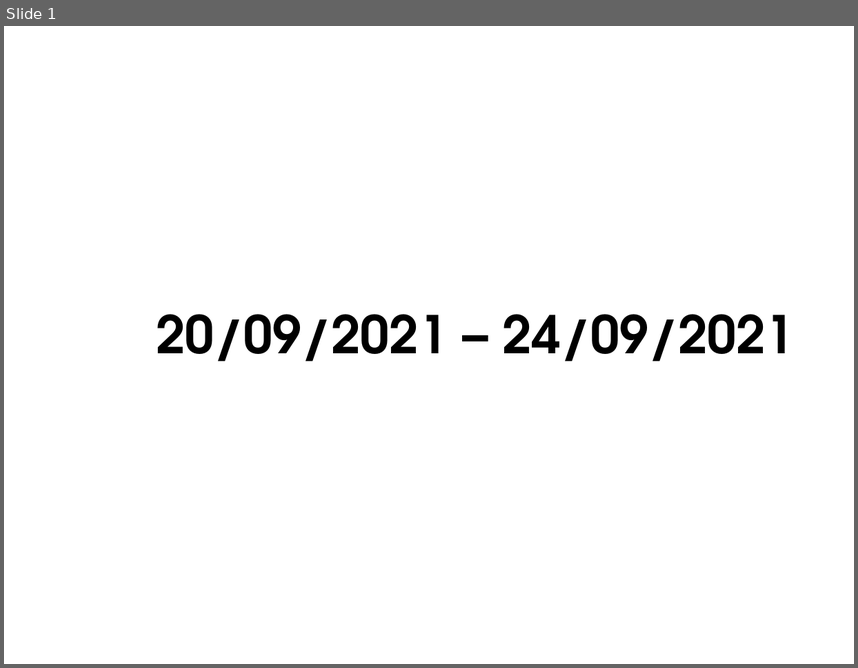
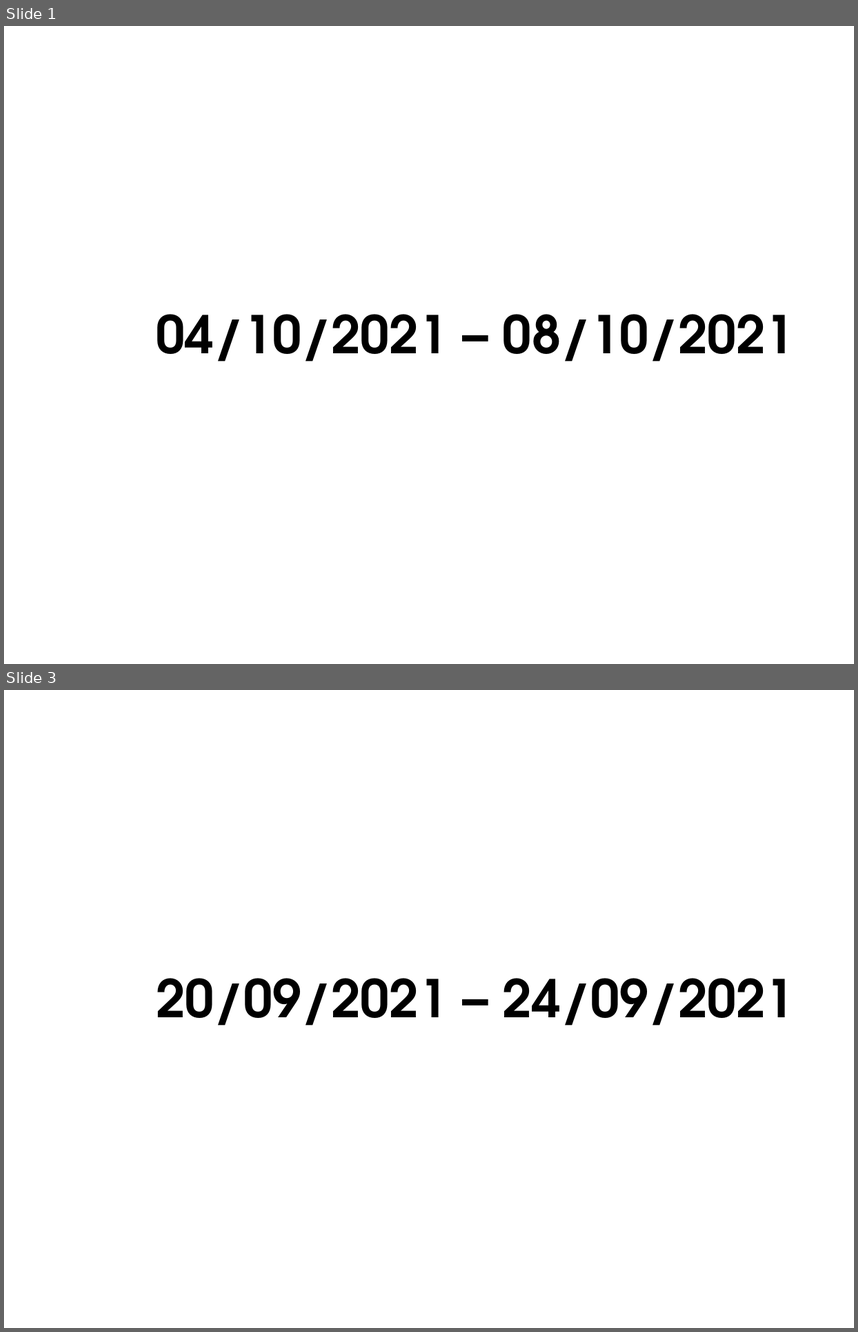
Before and after one commit to AXDELAROSA/CONTROL_QUALITY, a slide deck: 60_PPM'S_CERTIFICACION/Docs/IT_DEV_PPMS_CERTIFICACION_REPORT.pptx. Shown one above the other, each under a label of ours: slide 1 before the commit, slides 1 and 3 after it; the slides between them are not shown. The pictures are 858x668 and 858x1332 pixels, drawn with LibreOffice and Linux fonts; fonts in the diff are those of the drawing; background and template pictures are left out. Boxes give left, top, right and bottom in pixels: in the first picture for what was removed or moved away, otherwise in the second. Text is boxed around its words. In the diff, an @@ line names an element or a change of style, - is before the commit and + after.

```diff
--- a/60_PPM'S_CERTIFICACION/Docs/IT_DEV_PPMS_CERTIFICACION_REPORT.pptx
+++ b/60_PPM'S_CERTIFICACION/Docs/IT_DEV_PPMS_CERTIFICACION_REPORT.pptx
@@ slide 1 added at [4, 26, 854, 664], background picture (left out) @@
@@ text added at [156, 314, 795, 361], 44 pt, text #000000, bold @@
+04/10/2021 – 08/10/2021
@@ what was slide 1 is now slide 3 @@
```
Also in this commit, not shown: 1 other slide added, 12 other files.
